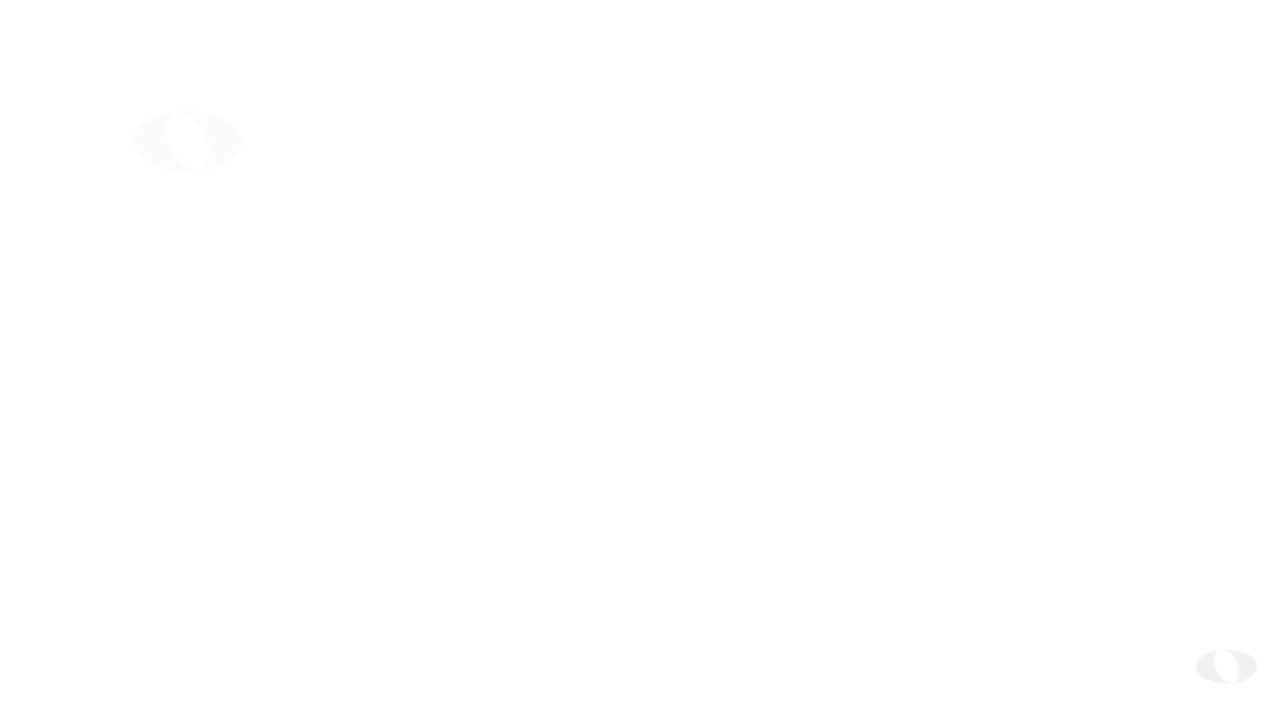
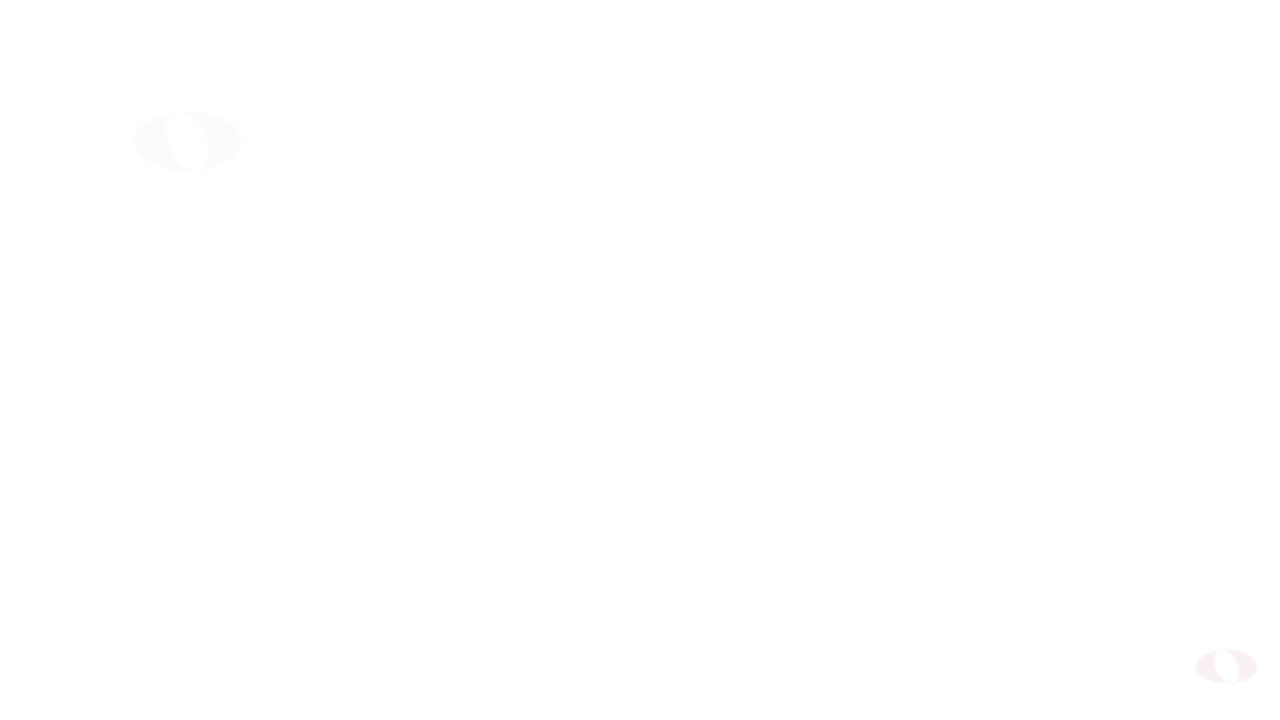
Layers edited between the first and the second (1280, 720) image:
"Layer 2": opacity 14% → 59%, moved it above "Layer 2 copy", painted on it over (135, 112, 1258, 684)
"Layer 2 copy": opacity 24% → 100%, painted on it over (135, 112, 1258, 684)